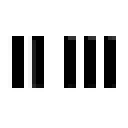
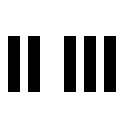
Layer changes from the first 128×128 image to the second:
painted on "favicon.png" over [8, 36, 116, 92]
